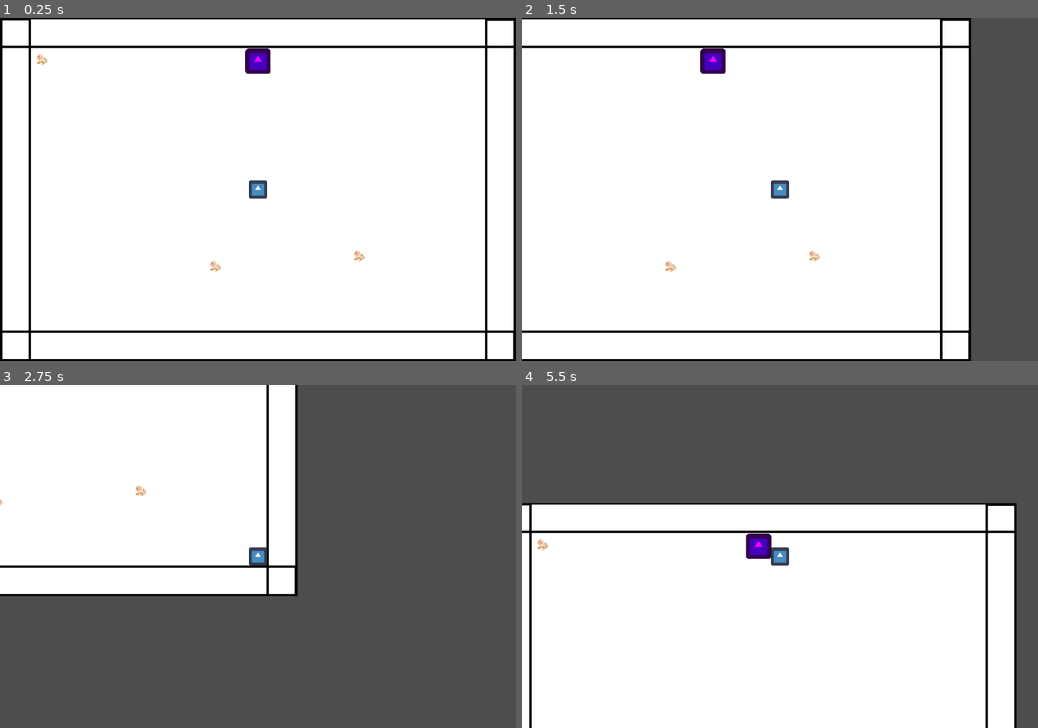
Above: before the commit, frames 1-4 (two rows, left to right).
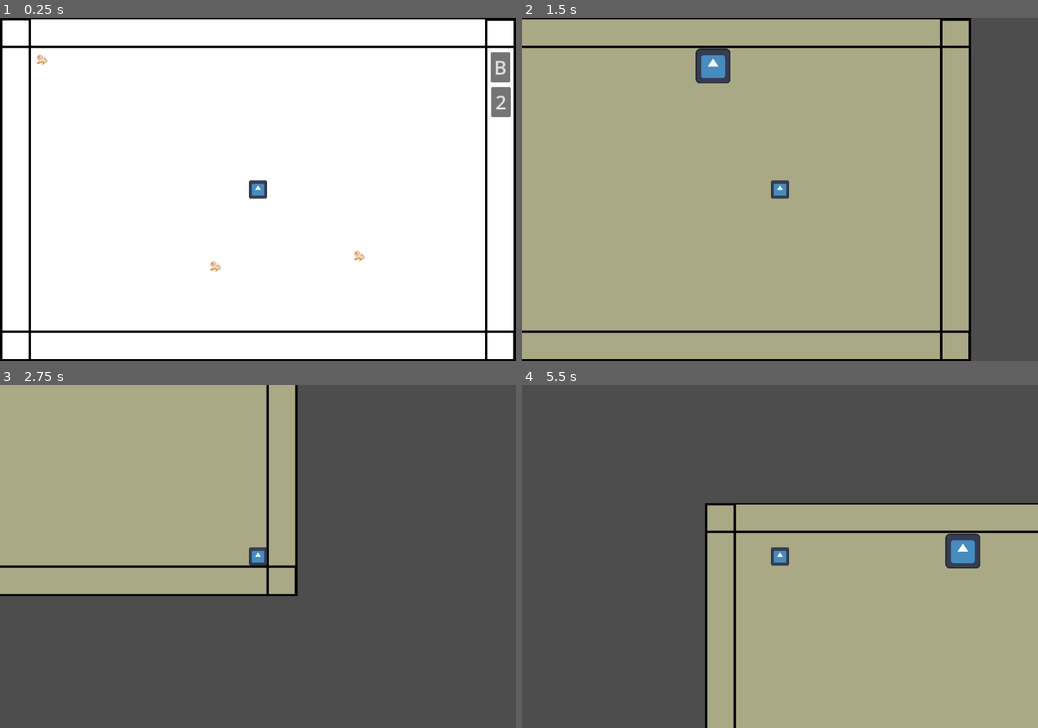
Above: after the commit, the same moments.

Repository: eddysanoli/global-game-jam-gt-2026
Game: Godot game, scene res://scenes/Floor1/floor1.tscn
Two runs of this game, one before a commit and one after it. Both use one fixed random seed, a clock stepped at 60 frames per second and the inputs below. The project has no main scene, so this scene is started directly. The engine's default icon, where the game draws it, is replaced by a stand-in: a white triangle on a blue panel in a dark square.
Inputs (mouse positions are in pixels of both pictures, inside the frame that each line leads up to):
- Up to frame 1 (0.25 s): no input
- Up to frame 2 (1.5 s): click (1022, 103) at 0.5 s, where only the run after the commit has a clickable "2"; tap Enter at 1.25 s; hold D (right) from 1.28 s (still down)
- Up to frame 3 (2.75 s): release D (right) at 2.03 s; hold S (down) from 2.03 s (still down)
- Up to frame 4 (5.5 s): tap Space at 2.75 s; release S (down) at 2.78 s; hold D (right) 2.78-3.53 s; tap Enter at 3.5 s; hold W (up) 3.53-4.28 s; hold A (left) from 4.28 s (still down)

The runs differ from the first frame. In frame 1, 1.0% of the frame differs, in the area x 47-99%, y 8-29%; in frame 2, 84%, in the area x 0-87%, y 0-100%; in frame 3, 34%; in frame 4, 65%.

Commit message:
Agregué botones para cambiar pisos

Diff:
--- a/scenes/Basement/basement.tscn
+++ b/scenes/Basement/basement.tscn
@@ -54,4 +54,3 @@
 texture = ExtResource("2_x50av")
 
 [node name="Player" parent="." instance=ExtResource("3_fv2i8")]
-position = Vector2(0, -225.00002)
--- /dev/null
+++ b/scenes/Floor1/button.gd
@@ -0,0 +1 @@
+extends Button
--- a/scenes/Floor1/floor1.gd
+++ b/scenes/Floor1/floor1.gd
@@ -13,3 +13,12 @@
 	#Random garlics around the scene
 	garlic.position = pos_marker.position
 	$Objects.add_child(garlic)
+
+func _on_l_1_to_l_2_pressed() -> void:
+	var scene_tree = get_tree()
+	scene_tree.change_scene_to_file("res://scenes/Floor1/floor2.tscn")
+
+
+func _on_l_1_to_b_pressed() -> void:
+	var scene_tree = get_tree()
+	scene_tree.change_scene_to_file("res://scenes/Basement/basement.tscn")
--- a/scenes/Floor1/floor1.tscn
+++ b/scenes/Floor1/floor1.tscn
@@ -1,10 +1,9 @@
-[gd_scene load_steps=8 format=3 uid="uid://cdnrr1ksm5xp5"]
+[gd_scene load_steps=7 format=3 uid="uid://cdnrr1ksm5xp5"]
 
 [ext_resource type="Script" uid="uid://cat4ftn4k8pap" path="res://scenes/Floor1/floor1.gd" id="1_tjkhk"]
 [ext_resource type="Texture2D" uid="uid://c1eeepcfp84ou" path="res://scenes/Floor1/bg.png" id="2_10rxd"]
 [ext_resource type="PackedScene" uid="uid://dkixfmdf7tn0s" path="res://scenes/player/player.tscn" id="3_ca35p"]
-[ext_resource type="PackedScene" uid="uid://ce1mn4om3jn87" path="res://scenes/Floor1/door.tscn" id="4_tjkhk"]
-[ext_resource type="PackedScene" uid="uid://bgpx7s63swuio" path="res://scenes/Floor1/l_1_to_b.tscn" id="5_10rxd"]
+[ext_resource type="Script" uid="uid://bpn71kxevfb2h" path="res://scenes/Floor1/button.gd" id="4_tjkhk"]
 
 [sub_resource type="SegmentShape2D" id="SegmentShape2D_rsf5d"]
 a = Vector2(-474, -298)
@@ -55,12 +54,25 @@
 [node name="Player" parent="Objects" instance=ExtResource("3_ca35p")]
 z_index = 1
 
-[node name="Door" parent="Objects" instance=ExtResource("4_tjkhk")]
-position = Vector2(0, -269)
+[node name="L1toB" type="Button" parent="Objects"]
+offset_left = 488.0
+offset_top = -215.0
+offset_right = 529.0
+offset_bottom = -152.0
+theme_override_font_sizes/font_size = 40
+action_mode = 0
+text = "2"
+script = ExtResource("4_tjkhk")
 
-[node name="L1toB" parent="Objects" instance=ExtResource("5_10rxd")]
-position = Vector2(0, -274)
-scale = Vector2(1.5, 1.5)
+[node name="L1toL2" type="Button" parent="Objects"]
+offset_left = 487.0
+offset_top = -288.0
+offset_right = 528.0
+offset_bottom = -225.0
+theme_override_font_sizes/font_size = 40
+action_mode = 0
+text = "B"
+script = ExtResource("4_tjkhk")
 
 [node name="MarcadoresAjo" type="Node2D" parent="."]
 metadata/_edit_lock_ = true
@@ -88,3 +100,6 @@
 
 [node name="Marker2D5" type="Marker2D" parent="MarcadoresAjo"]
 position = Vector2(464, 19)
+
+[connection signal="pressed" from="Objects/L1toB" to="." method="_on_l_1_to_b_pressed"]
+[connection signal="pressed" from="Objects/L1toL2" to="." method="_on_l_1_to_l_2_pressed"]
--- /dev/null
+++ b/scenes/Floor1/floor2.tscn
@@ -0,0 +1,12 @@
+[gd_scene load_steps=3 format=3 uid="uid://cpjphsps6q2df"]
+
+[ext_resource type="Texture2D" uid="uid://cvnbhpv3scjh5" path="res://scenes/Floor2/bg.png" id="1_dui1d"]
+[ext_resource type="PackedScene" uid="uid://dkixfmdf7tn0s" path="res://scenes/player/player.tscn" id="2_gooxa"]
+
+[node name="Floor2" type="Node2D"]
+
+[node name="Bg" type="Sprite2D" parent="."]
+modulate = Color(0.3764706, 0.5686275, 0.54509807, 1)
+texture = ExtResource("1_dui1d")
+
+[node name="Player" parent="." instance=ExtResource("2_gooxa")]
Not shown, added: scenes/Floor1/button.gd.uid
Binary file added: scenes/Floor2/bg.png
Not shown, added: scenes/Floor2/bg.png.import
